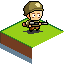
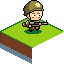
Two versions of the same layered image (64×64). Layer-by-layer changes:
added layer "Layer 12" above "Layer 3" over [24, 29, 42, 34]
hid "Layer 3" over [23, 29, 43, 34]
